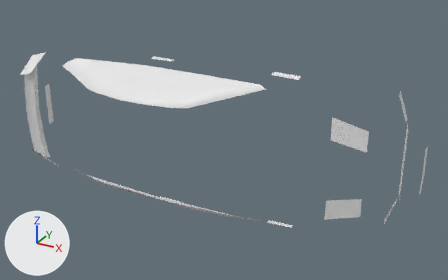
The OBJ model BMW/M3GTR/Meshes/trims.obj as it was, and as the next commit left it.
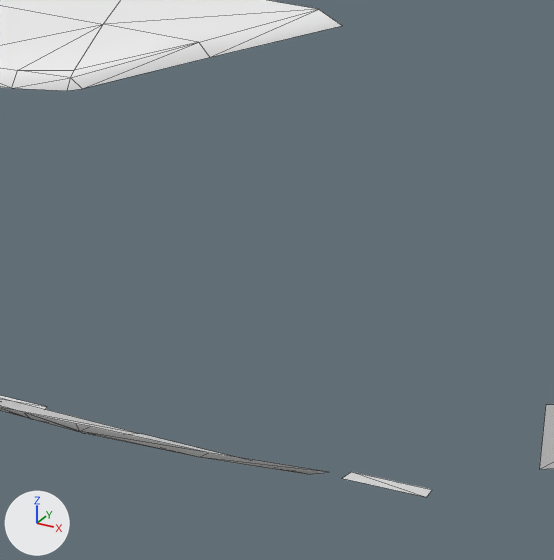
Each version is shown whole from a 50 mm camera at (123.3, -234.1, 105.5) aimed at (7.1, -22.8, -0.2), then close up on the part from 37% to 73% of the width and 29% to 88% of the height. The lights are fixed; the arrows at lower left show +X, +Y and +Z. The last two pictures show the newer version. The close-ups show mesh edges as thin lines. Where no turn or scale is listed for an object, it has been applied to the vertices.

In view in the first close-up: 'shape11.006', 'shape11.011', 'shape13.004' and 1 more.
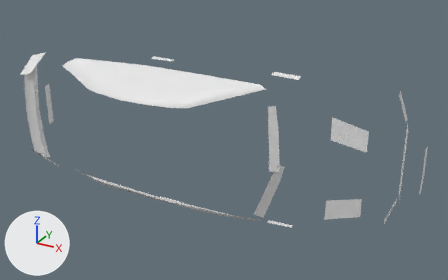
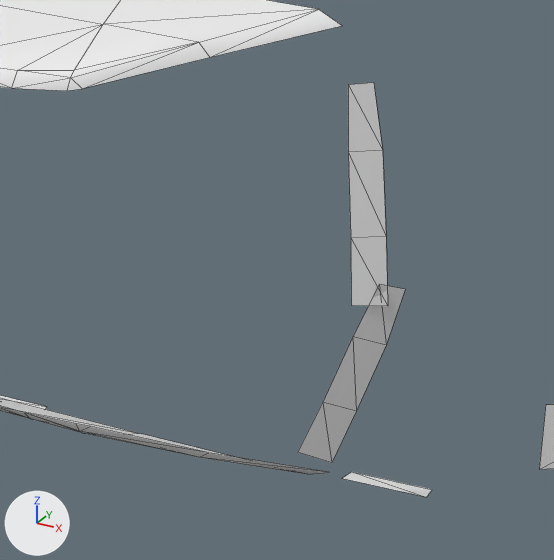
Changed parts and their boxes (x1, y1, x2, y2) in the close-ups (554 x 560 px):
'shape11.013', added: after (298, 83, 405, 463)

The change, as a list of edits to the scene's bpy script:
```text
Add me_shape11_013:
    me_shape11_013.from_pydata([(34.2, -31.5, 22.9), (31.7, -32.9, 22.7), (35.7, -31.8, 15.2), (32.2, -33.4, 14.8), (36.7, -32.2, 4.9), (33.1, -34.0, 4.7), (37.4, -32.6, -3.5), (33.7, -34.5, -3.5), (38.9, -31.2, -1.6), (36.5, -33.2, -0.7), (37.0, -31.6, -9.2), (33.6, -33.7, -8.0), (33.5, -31.7, -18.9), (30.1, -33.9, -17.5), (30.5, -31.6, -26.8), (27.0, -33.9, -25.2)], [], [(0, 1, 2), (3, 2, 1), (2, 3, 4), (5, 4, 3), (4, 5, 6), (7, 6, 5), (8, 9, 10), (11, 10, 9), (10, 11, 12), (13, 12, 11), (12, 13, 14), (15, 14, 13)])
Add ob_shape11_013:
    ob_shape11_013 = bpy.data.objects.new('shape11.013', me_shape11_013)
    ob_shape11_013.location = (0.0, 0.0, 0.0)
```
